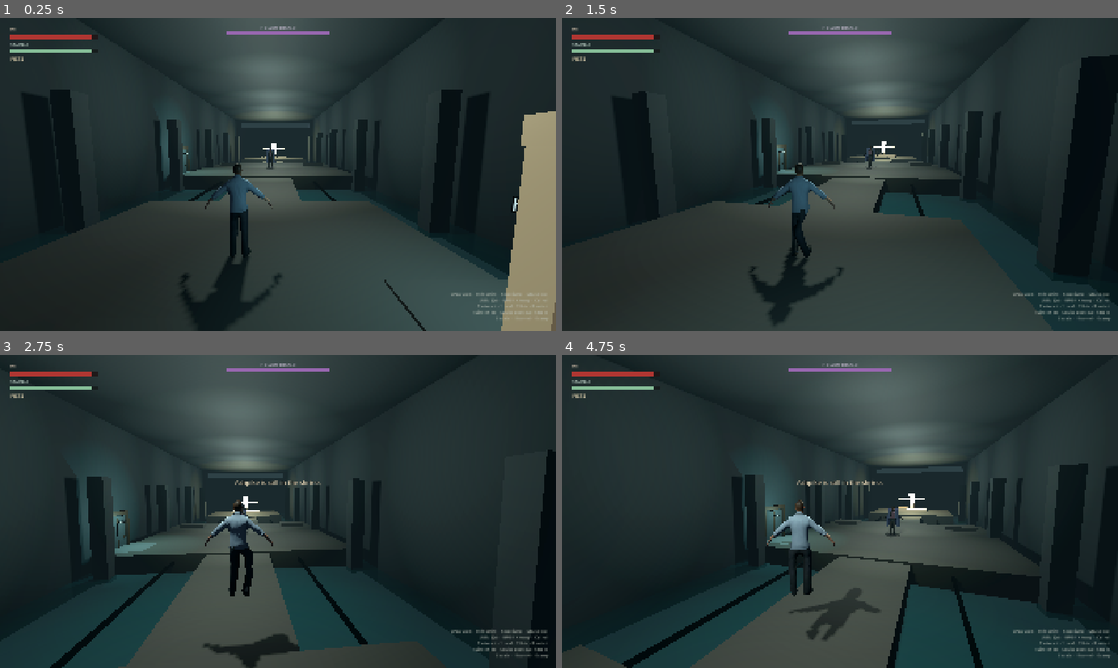
Above: before the commit, frames 1-4 (two rows, left to right).
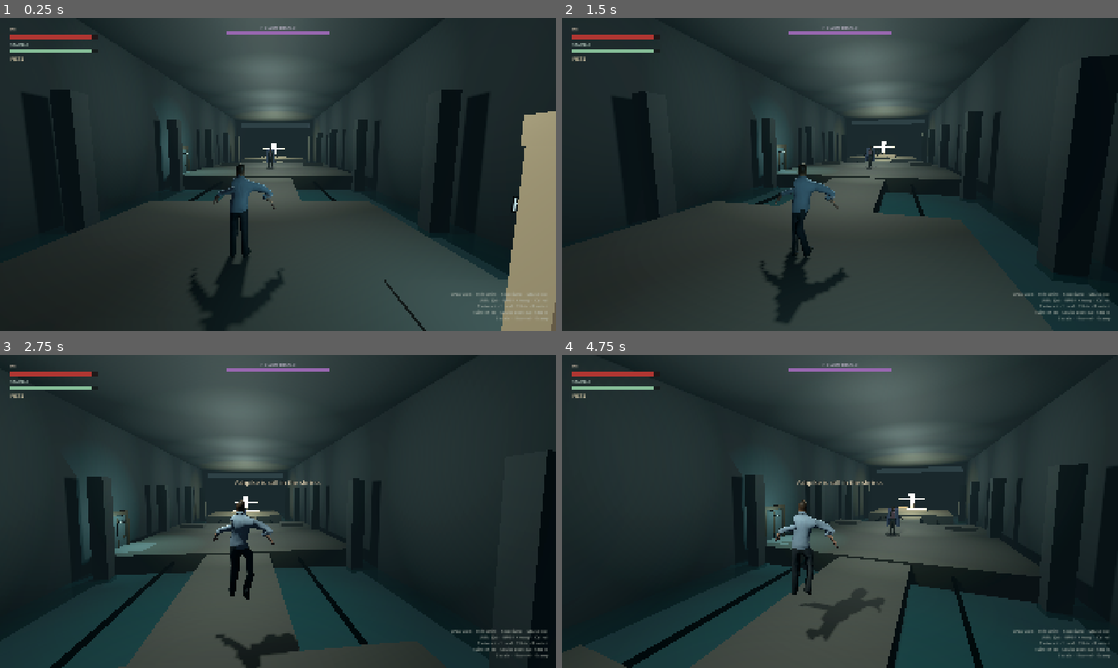
Above: after the commit, the same moments.

Repository: myat93/line7
Game: Godot game, scene res://main.tscn
Two runs of this game, one before a commit and one after it. Both use one fixed random seed, a clock stepped at 60 frames per second and the inputs below.
Inputs (mouse positions are in pixels of both pictures, inside the frame that each line leads up to):
- Up to frame 1 (0.25 s): no input
- Up to frame 2 (1.5 s): tap Enter at 0.5 s; move the mouse to (867, 174) at 0.52 s; hold Shift (sprint) 0.53-1.28 s; hold W (move_forward) from 0.53 s (still down); click (867, 174) at 0.67 s; tap Space (jump) at 0.77, 0.8, 1.07, 1.35 s; move the mouse to (812, 174) at 1.27 s
- Up to frame 3 (2.75 s): keep holding W (move_forward); tap Space (jump) at 1.52, 1.82, 2.3 s; tap Shift (sprint) at 1.55 s; move the mouse to (289, 505) at 2.02 s; hold 1 (bind_ashpike) from 2.03 s (still down)
- Up to frame 4 (4.75 s): keep holding W (move_forward); move the mouse to (834, 517) at 2.77 s; release 1 (bind_ashpike) at 2.78 s; tap 2 (bind_fists) at 2.85 s; click (834, 517) at 2.92 s; tap Space (jump) at 3.02, 3.32, 3.77, 3.8, 4.07, 4.52 s; tap Shift (sprint) at 3.05, 4.55 s; move the mouse to (878, 514) at 3.52 s; hold Right mouse button (heavy_attack) 3.53-4.28 s; move the mouse to (795, 508) at 4.27 s; tap E (interact) at 4.35 s

The runs differ from the first frame. In frame 1, 0.6% of the frame differs, in the area x 32-51%, y 46-100%; in frame 2, 0.8%; in frame 3, 0.7%; in frame 4, 0.9%, in the area x 36-58%, y 46-91%.

Commit message:
Keep HE walk stride on the render tick; relax idle arms.
Idle no longer early-returns to bind A/T-pose. While planar speed is
above LOCO_SPEED, walk/sprint apply sagittal thigh extras every
_process tick, including mid-cycle stance, so F5 cannot snap back to
planted bind. Jab 1.32 / heavy 1.52 and facing stay unchanged.

Co-authored-by: myat93 <myat93@users.noreply.github.com>

Diff:
--- a/characters/he/he.gd
+++ b/characters/he/he.gd
@@ -42,6 +42,13 @@
 var _stride: float = 0.0
 var _blockout: Node3D
 var _rig := MeshPoseRig.new()
+
+## Horizontal speed that keeps walk/sprint stride on the render tick.
+const LOCO_SPEED: float = 0.12
+## Modest extras drop the authored A/T-pose without stretching IBM sleeves.
+const IDLE_L_ARM := Vector3(-0.22, 0.08, 0.18)
+const IDLE_R_ARM := Vector3(-0.22, -0.08, -0.18)
+const IDLE_FORE := Vector3(0.20, 0.0, 0.0)
 
 
 func _ready() -> void:
@@ -157,8 +164,8 @@
 
 	_regen(delta)
 	move_and_slide()
-	var planar := Vector2(velocity.x, velocity.z).length()
-	if state == State.FREE and planar > 0.15:
+	var planar := _planar_speed()
+	if state == State.FREE and planar > LOCO_SPEED:
 		## Faster than a 1.2 s cycle so F5 walk/sprint actually reads as stepping.
 		_stride += planar * delta * (4.2 if _sprinting else 3.4)
 	_update_visual_pose()
@@ -167,6 +174,16 @@
 func _process(_delta: float) -> void:
 	## Render tick — F5 samples the mesh here, not only on the physics frame.
 	_update_visual_pose()
+
+
+func _planar_speed() -> float:
+	return Vector2(velocity.x, velocity.z).length()
+
+
+func _is_locomoting() -> bool:
+	## Speed is the F5 source of truth. _moving covers the first input frame
+	## before accel crosses LOCO_SPEED so the bind A-pose cannot flash.
+	return _planar_speed() > LOCO_SPEED or _moving
 
 
 func _tick_free(delta: float) -> void:
@@ -445,12 +462,15 @@
 			_pose_idle()
 			_part_rot("Head", Vector3(0.12, 0.08, 0.0))
 		_:
-			if not is_on_floor() and velocity.y > 0.4:
+			## Horizontal speed keeps the stride every render tick. Camp bumps
+			## must not snap back to bind via jump/idle.
+			if _is_locomoting():
+				if _sprinting:
+					_pose_sprint()
+				else:
+					_pose_walk()
+			elif not is_on_floor() and velocity.y > 0.4:
 				_pose_jump()
-			elif _sprinting:
-				_pose_sprint()
-			elif _moving or Vector2(velocity.x, velocity.z).length() > 0.35:
-				_pose_walk()
 			else:
 				_pose_idle()
 	if _rig.skeleton:
@@ -458,18 +478,16 @@
 
 
 func _pose_idle() -> void:
-	if _rig.skeleton:
-		_rig.reset_to_bind()
-		return
+	## Relaxed standing pose — arms down, not the authored A/T-pose.
 	_part_pos("Hips", Vector3.ZERO)
 	_part_rot("Hips", Vector3.ZERO)
-	_part_rot("Torso", Vector3.ZERO)
-	_part_rot("Head", Vector3.ZERO)
-	_part_rot("L_UpperArm", Vector3(0.28, 0.05, 0.22))
-	_part_rot("L_Forearm", Vector3(0.18, 0.0, 0.0))
+	_part_rot("Torso", Vector3(0.04, 0.0, 0.0))
+	_part_rot("Head", Vector3(-0.03, 0.0, 0.0))
+	_part_rot("L_UpperArm", IDLE_L_ARM)
+	_part_rot("L_Forearm", IDLE_FORE)
 	_part_rot("L_Fist", Vector3.ZERO)
-	_part_rot("R_UpperArm", Vector3(0.28, -0.05, -0.22))
-	_part_rot("R_Forearm", Vector3(0.18, 0.0, 0.0))
+	_part_rot("R_UpperArm", IDLE_R_ARM)
+	_part_rot("R_Forearm", IDLE_FORE)
 	_part_rot("R_Fist", Vector3.ZERO)
 	_part_rot("L_Thigh", Vector3.ZERO)
 	_part_rot("L_Shin", Vector3.ZERO)
@@ -480,6 +498,7 @@
 func _pose_walk() -> void:
 	## Distance-driven stride so feet read against walk speed (no clock skate).
 	_pose_idle()
+	_pose_stride_arms(0.14)
 	_pose_stride_legs(0.62, 0.50)
 
 
@@ -488,17 +507,27 @@
 	## Legs + a tiny head nod so the run still aims down the move.
 	_pose_idle()
 	_part_rot("Head", Vector3(0.05, 0.0, 0.0))
+	_pose_stride_arms(0.18)
 	_pose_stride_legs(0.78, 0.62)
+
+
+func _pose_stride_arms(amp: float) -> void:
+	## Opposite the legs; stay modest so IBM sleeves do not stretch.
+	var swing := sin(_stride)
+	_part_rot("L_UpperArm", IDLE_L_ARM + Vector3(0.0, 0.0, swing * amp))
+	_part_rot("R_UpperArm", IDLE_R_ARM + Vector3(0.0, 0.0, -swing * amp))
 
 
 func _pose_stride_legs(thigh_amp: float, shin_amp: float) -> void:
 	## Rest-relative extras only — aim remaps explode the 100×-IBM pants.
 	## Thigh local X ≈ MeshRoot forward (abduct / planted F5 slide). Local Z is sagittal.
+	## Stance keeps mid-cycle off bind so F5 never flashes A/T-pose between strides.
 	var swing := sin(_stride)
-	_part_rot("L_Thigh", Vector3(0.0, 0.0, -swing * thigh_amp))
-	_part_rot("R_Thigh", Vector3(0.0, 0.0, swing * thigh_amp))
-	_part_rot("L_Shin", Vector3(0.0, 0.0, maxf(-swing, 0.0) * shin_amp))
-	_part_rot("R_Shin", Vector3(0.0, 0.0, maxf(swing, 0.0) * shin_amp))
+	var stance := 0.10
+	_part_rot("L_Thigh", Vector3(0.0, 0.0, -stance - swing * thigh_amp))
+	_part_rot("R_Thigh", Vector3(0.0, 0.0, stance + swing * thigh_amp))
+	_part_rot("L_Shin", Vector3(0.0, 0.0, stance * 0.8 + maxf(-swing, 0.0) * shin_amp))
+	_part_rot("R_Shin", Vector3(0.0, 0.0, stance * 0.8 + maxf(swing, 0.0) * shin_amp))
 
 
 func _pose_jab() -> void:
--- a/core/mesh_pose_rig.gd
+++ b/core/mesh_pose_rig.gd
@@ -7,8 +7,9 @@
 ## Jake's GLBs parent a 100×-IBM Body under a 0.01 armature so coat/crown
 ## (authored in meters) shrink. Undo that scale — coat, crown, and the skinned
 ## Body then read at ~1.8 / 2.05 m. Keep the authored inverse binds; replacing
-## them with inverse(rest) explodes vertices. Idle stays bind-pose (A-pose is
-## the authored rest). Combat extras go through set_bone_pose_rotation.
+## them with inverse(rest) explodes vertices. Authored rest is A-pose; HE idle
+## applies modest extras so the stand is arms-down, not bind. Combat extras
+## go through set_bone_pose_rotation.
 ##
 ## Bind-pose chest follows Bip01 +X (Max-forward). Authored −90° Y puts that
 ## on Godot +Z, i.e. MeshRoot +Z — perpendicular / moonwalk vs WASD (−Z).
--- a/tools/camp_shots.gd
+++ b/tools/camp_shots.gd
@@ -33,8 +33,39 @@
 	await _view(Vector3(0.35, 1.05, 4.1), PI + 0.85, -0.16, "photo2_plank_left")
 	await _view(Vector3(0.15, 1.05, 6.3), PI + 0.45, -0.12, "photo2_crate_loot")
 	await _view(Vector3(0.0, 1.05, 7.6), PI, -0.06, "photo2_torch_and_mist")
+	await _walk_view(Vector3(0.2, 1.05, 4.6), PI + 0.55, -0.12, PI * 0.5, "photo2_he_walk_stride")
+	await _walk_view(Vector3(0.2, 1.05, 4.6), PI + 0.55, -0.12, 0.0, "photo2_he_walk_mid_cycle")
 	print("LINE7_CAMP_SHOTS_OK")
 	get_tree().quit(0)
+
+
+func _walk_view(pos: Vector3, yaw: float, pitch: float, stride: float, shot_name: String) -> void:
+	_he.set_physics_process(false)
+	_he.state = HE.State.FREE
+	_he._sprinting = false
+	_he._moving = true
+	_he.velocity = Vector3(0.0, 0.0, Combat.WALK_SPEED)
+	_he._stride = stride
+	_he.global_position = pos
+	_he._look_yaw = yaw
+	_he._look_pitch = pitch
+	_he.camera_pivot.rotation = Vector3(pitch, yaw, 0.0)
+	_he.mesh_root.rotation.y = yaw
+	_he._update_visual_pose()
+	await get_tree().process_frame
+	_he._update_visual_pose()
+	await get_tree().process_frame
+	await RenderingServer.frame_post_draw
+	var img: Image = get_viewport().get_texture().get_image()
+	if img == null:
+		push_error("CAMP_SHOTS: empty viewport for %s" % shot_name)
+	else:
+		var path := "%s/%s.png" % [OUT_DIR, shot_name]
+		var err := img.save_png(path)
+		print("WROTE ", path, " ", err, " ", img.get_width(), "x", img.get_height())
+	_he._moving = false
+	_he.velocity = Vector3.ZERO
+	_he.set_physics_process(true)
 
 
 func _view(pos: Vector3, yaw: float, pitch: float, shot_name: String) -> void:
--- a/tools/play_sim.gd
+++ b/tools/play_sim.gd
@@ -115,6 +115,10 @@
 		_assert_visible_body(he, "HE")
 		he.state = HE.State.FREE
 		he._sprinting = false
+		he._moving = false
+		he.velocity = Vector3.ZERO
+		he._rig.reset_to_bind()
+		var bind_arm := he._rig.bone_pose_rotation("L_UpperArm")
 		he._update_visual_pose()
 		var idle_l := he._rig.bone_pose_rotation("L_UpperArm")
 		var idle_r := he._rig.bone_pose_rotation("R_UpperArm")
@@ -122,6 +126,8 @@
 		var idle_r_fore := he._rig.bone_pose_rotation("R_Forearm")
 		var idle_l_fwd := he._rig.bone_world_axis("L_UpperArm", 1).dot(mesh_fwd)
 		var idle_r_fwd := he._rig.bone_world_axis("R_UpperArm", 1).dot(mesh_fwd)
+		if idle_l.is_equal_approx(bind_arm):
+			_fail("HE idle must leave the bind A/T-pose (relaxed arms down).")
 		he.state = HE.State.ATTACK
 		he._attack = Combat.fists_light()
 		he._state_time = 0.12
@@ -151,14 +157,19 @@
 			_fail("HE heavy R_Fist spaghetti — bone pose exploded the IBM skin.")
 		he.state = HE.State.FREE
 		he._sprinting = false
+		he._moving = false
+		he.velocity = Vector3.ZERO
 		he._update_visual_pose()
 		var idle_thigh := he._rig.bone_pose_rotation("L_Thigh")
+		if not _assert_moving_thigh_delta(he, idle_thigh):
+			pass
 		he._sprinting = false
 		he._moving = true
 		if not _assert_leg_stride(he, mesh_fwd, false):
 			pass
 		he._sprinting = true
 		he._moving = true
+		he.velocity = Vector3(0.0, 0.0, Combat.SPRINT_SPEED)
 		he._stride = 0.6
 		he._update_visual_pose()
 		var sprint_thigh := he._rig.bone_pose_rotation("L_Thigh")
@@ -416,10 +427,26 @@
 	return true
 
 
+func _assert_moving_thigh_delta(he: HE, idle_thigh: Quaternion) -> bool:
+	## Render-tick path: any locomoting pose must keep thighs off idle/bind.
+	he.state = HE.State.FREE
+	he._sprinting = false
+	he._moving = false
+	he.velocity = Vector3(0.0, 0.0, Combat.WALK_SPEED)
+	for phase in [0.0, 0.4, PI * 0.5, PI]:
+		he._stride = phase
+		he._update_visual_pose()
+		if idle_thigh.is_equal_approx(he._rig.bone_pose_rotation("L_Thigh")):
+			_fail("HE walk must keep a thigh extra vs idle on the render tick (phase=%.2f)." % phase)
+			return false
+	return true
+
+
 func _assert_leg_stride(he: HE, mesh_fwd: Vector3, sprinting: bool) -> bool:
 	## Bone origins sit in the 100×-IBM nest; the F5 read is thigh +Y along MeshRoot −Z.
 	var label := "sprint" if sprinting else "walk"
 	var min_sep := 0.22 if sprinting else 0.16
+	he.velocity = Vector3(0.0, 0.0, Combat.SPRINT_SPEED if sprinting else Combat.WALK_SPEED)
 	he._stride = PI * 0.5
 	he._update_visual_pose()
 	var left_fwd := he._rig.bone_world_axis("L_Thigh", 1).dot(mesh_fwd)
@@ -446,6 +473,7 @@
 	he.state = HE.State.FREE
 	he._sprinting = false
 	he._moving = true
+	he.velocity = Vector3(0.0, 0.0, Combat.WALK_SPEED)
 	he._stride = 0.0
 	var lo := 1.0
 	var hi := -1.0
--- a/tools/pose_shots.gd
+++ b/tools/pose_shots.gd
@@ -57,10 +57,19 @@
 		_he._state_time = 0.12
 		_he._update_visual_pose()
 	)
+	await _shot("he_walk_mid_cycle", func() -> void:
+		_he.state = HE.State.FREE
+		_he._sprinting = false
+		_he._moving = true
+		_he.velocity = Vector3(0.0, 0.0, Combat.WALK_SPEED)
+		_he._stride = 0.0
+		_he._update_visual_pose()
+	)
 	await _shot("he_walk_left_pass", func() -> void:
 		_he.state = HE.State.FREE
 		_he._sprinting = false
 		_he._moving = true
+		_he.velocity = Vector3(0.0, 0.0, Combat.WALK_SPEED)
 		_he._stride = PI * 0.5
 		_he._update_visual_pose()
 	)
@@ -68,6 +77,7 @@
 		_he.state = HE.State.FREE
 		_he._sprinting = false
 		_he._moving = true
+		_he.velocity = Vector3(0.0, 0.0, Combat.WALK_SPEED)
 		_he._stride = PI * 1.5
 		_he._update_visual_pose()
 	)
@@ -75,6 +85,7 @@
 		_he.state = HE.State.FREE
 		_he._sprinting = true
 		_he._moving = true
+		_he.velocity = Vector3(0.0, 0.0, Combat.SPRINT_SPEED)
 		_he._stride = 0.85
 		_he._update_visual_pose()
 	)
--- a/tools/slice_check.gd
+++ b/tools/slice_check.gd
@@ -198,6 +198,12 @@
 		failures.append("he.gd walk/sprint must drive a sagittal (local Z) thigh/shin stride for F5.")
 	if not he_pose.contains("func _process") or not he_pose.contains("force_update_all_bone_transforms"):
 		failures.append("he.gd must pose on the render tick and flush Skeleton3D so F5 sees the stride.")
+	if not he_pose.contains("LOCO_SPEED") or not he_pose.contains("_is_locomoting"):
+		failures.append("he.gd must keep walk/sprint stride while horizontal speed is above LOCO_SPEED.")
+	if not he_pose.contains("Relaxed standing") and not he_pose.contains("relaxed standing"):
+		failures.append("he.gd idle must be a relaxed standing pose, not bind A/T-pose.")
+	if he_pose.contains("reset_to_bind()\n\t\treturn"):
+		failures.append("he.gd _pose_idle must not early-return to bind A-pose.")
 	var official_glb := load("res://enemies/hollow_herald/hollow_herald_realistic.glb") as PackedScene
 	if official_glb == null:
 		failures.append("hollow_herald_realistic.glb did not import as a PackedScene.")
Not shown, changed: characters/he/README.md
